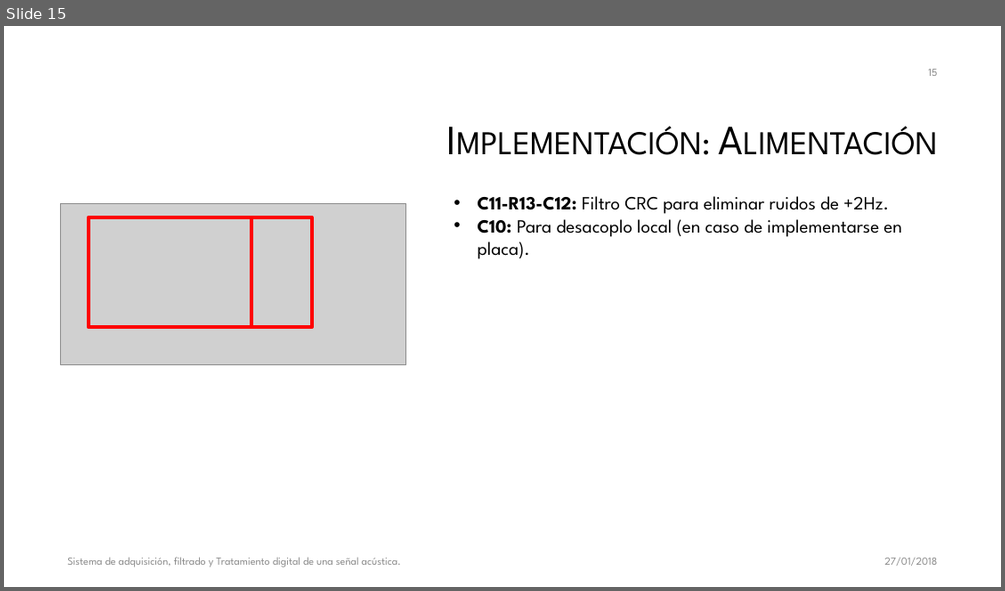
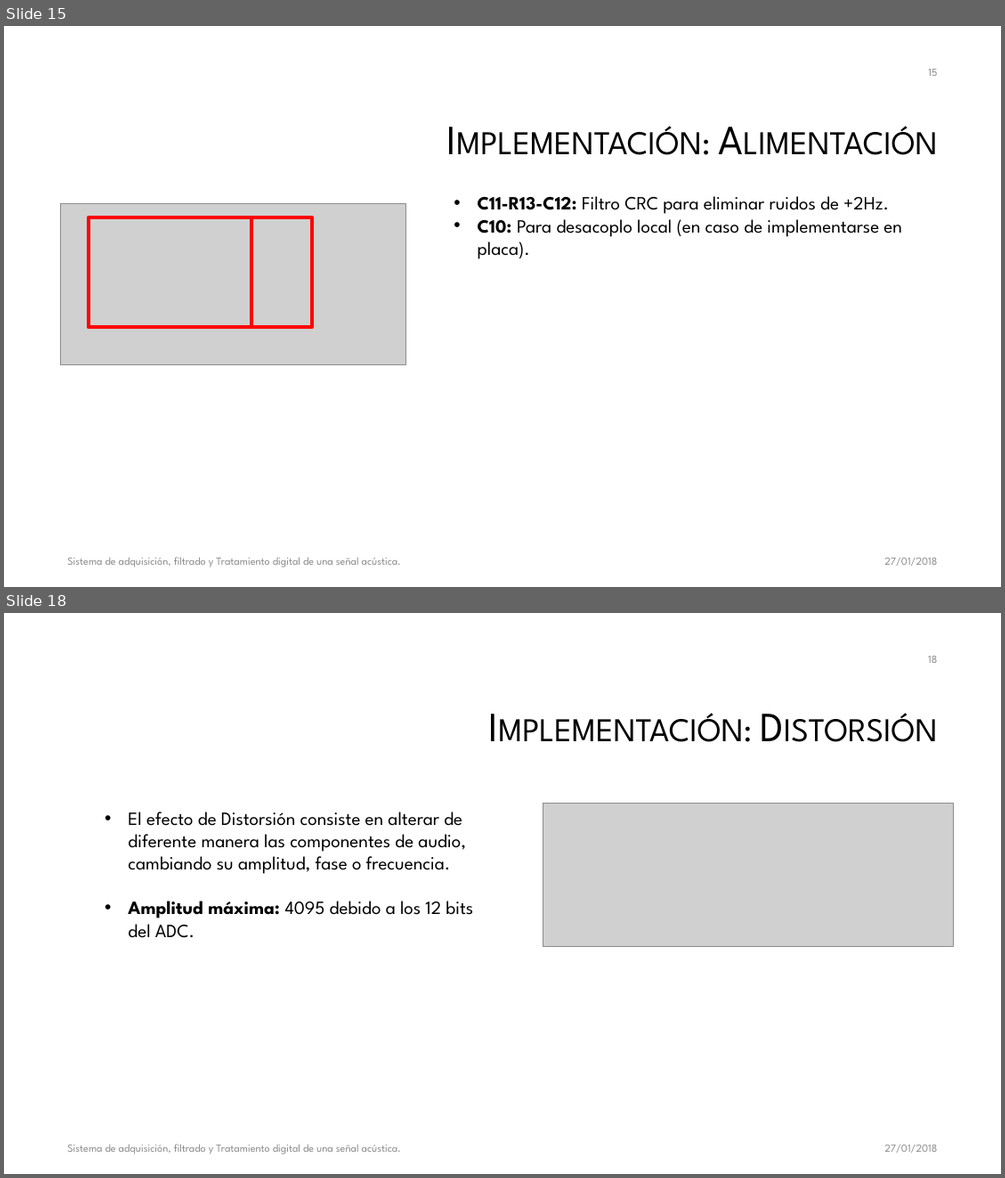
Before and after one commit to galledohm/Prueba1, a slide deck: Subsis/Presentación/Sistema de adquisición, filtrado y Tratamiento digital.pptx. Shown one above the other, each under a label of ours: slide 15 before the commit, slides 15 and 18 after it; the slides between them are not shown. The pictures are 1005x591 and 1005x1178 pixels, drawn with LibreOffice and Linux fonts; fonts in the diff are those of the drawing; grey boxes stand for pictures; background and template pictures are left out. Boxes give left, top, right and bottom in pixels: in the first picture for what was removed or moved away, otherwise in the second. Text is boxed around its words. In the diff, an @@ line names an element or a change of style, - is before the commit and + after.

Commit message:
Primera descripción de los efectos

```diff
--- a/Subsis/Presentación/Sistema de adquisición, filtrado y Tratamiento digital.pptx
+++ b/Subsis/Presentación/Sistema de adquisición, filtrado y Tratamiento digital.pptx
@@ slide 18 added at (4, 613, 1001, 1174), background #FFFFFF @@
@@ page number added at (928, 656, 937, 663), 10.5 pt, text #8C8C8C @@
+18
@@ text added at (128, 811, 473, 938), 18 pt, text #000000 @@
+  • El efecto de Distorsión consiste en alterar de diferente manera las componentes de audio, cambiando su amplitud, fase o frecuencia.
+  • Amplitud máxima: 4095 debido a los 12 bits del ADC.
@@ title added at (221, 812, 295, 826), 40 pt, text #000000, small capitals @@
+Implementación: Distorsión
@@ picture added at (543, 803, 953, 947) @@
@@ text added at (67, 1143, 401, 1154), 10.5 pt, text #8C8C8C @@
+Sistema de adquisición, filtrado y Tratamiento digital de una señal acústica.
@@ text added at (884, 1144, 937, 1152), 10.5 pt, text #8C8C8C @@
+27/01/2018
```
Also in this commit, not shown: 4 slides changed, 6 other slides added.
